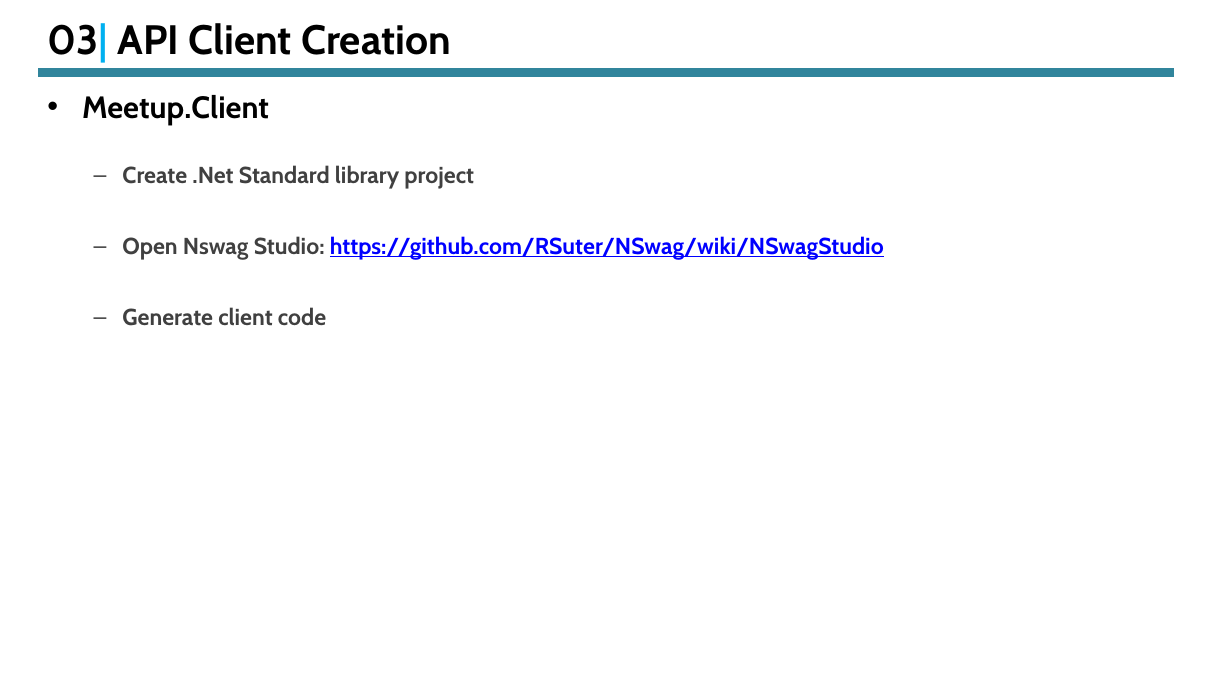
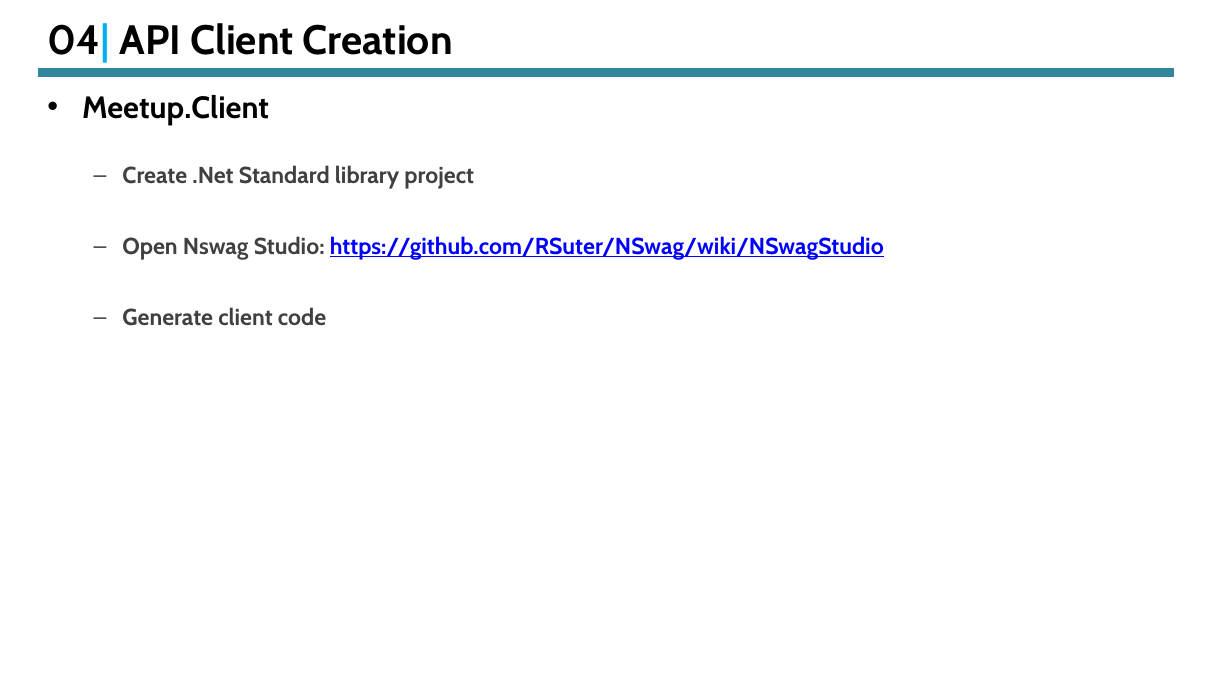
Before and after one commit to vkg-mca/Meetup, a slide deck: slide 11 of End-To-End Rapid API Development With DotNet Core .pptx (slide 10 before the commit). Drawn at 1232x693 pixels with LibreOffice and Linux fonts; fonts in the diff are those of the drawing. Boxes give left, top, right and bottom in pixels: in the first picture for what was removed or moved away, otherwise in the second. Text is boxed around its words. In the diff, an @@ line names an element or a change of style, - is before the commit and + after.

```diff
--- a/End-To-End Rapid API Development With DotNet Core .pptx
+++ b/End-To-End Rapid API Development With DotNet Core .pptx
@@ title at [48, 23, 453, 63]: text changed @@
-03| API Client Creation
+04| API Client Creation
```
Also in this commit, not shown: 4 other slides changed, 1 slide added.
